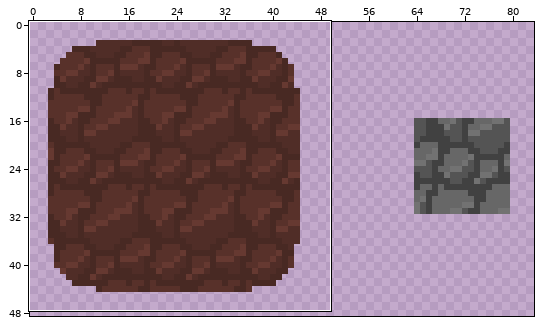
Two states of a sprite sheet, project/Sprites/WarrenItems/WarrenTilemap.png. Above, an overview of the earlier version with the close-up marked.
Close-up. Before the edit:
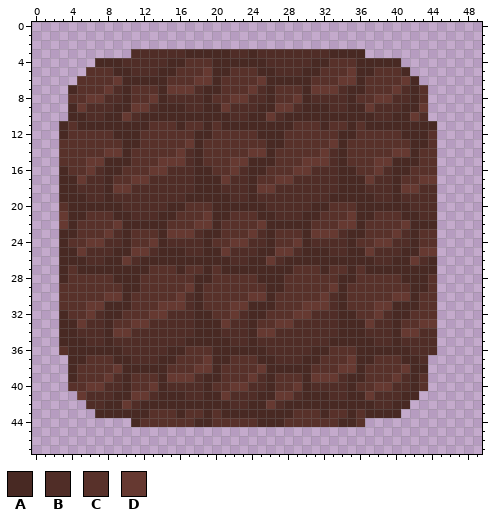
The file is 200x200 pixels. Shown: x 0..49, y 0..47. The wide view leaves out empty margins.
Palette (. is transparent): A #482923  B #502d27  C #58312a  D #663931
Pixels before, first column x 3:
 3 ........BBBBBBAAAAABBABBBBBBBBAAAA........
 4 ....AAABBBBBAACCCAAAAAABBBBBAACCCAAAAA....
 5 ...CCCAABBBAACCCDAACCCAABBBAACCCDAACCCA...
 6 ..CCCCDAAAAACCCDDACCCCDAAAAACCCDDACCCCDA..
 7 .ACCCDBACCCADDDBAACCCDBACCCADDDBAACCCDBAC.
 8 .CCDDBBACCDABBBBACCDDBBACCDABBBBACCDDBBAC.
 9 .ADBBBAADDBAAABBAADBBBAADDBAAABBAADBBBAAD.
10 .AABBAADBAAAAAAAAAABBAADBAAAAAAAAAABBAADB.
11 ACAAAAAAAACCCACCACAAAAAAAACCCACCACAAAAAAAA
12 ACCCCCAAACCCCCCAACCCCCAAACCCCCCAACCCCCAAAC
13 CCCCCCCAACCCCCDACCCCCCCAACCCCCDACCCCCCCAAC
14 CCCCCDDACCCCCDBACCCCCDDACCCCCDBACCCCCDDACC
15 CCCDDAAACCCDDDBACCCDDAAACCCDDDBACCCDDAAACC
16 ACCDBAACCCDDBBBAACCDBAACCCDDBBBAACCDBAACCC
17 AADBBACCDDBBBBBAAADBBACCDDBBBBBAAADBBACCDD
18 AABBBADDBBBBBBBAAABBBADDBBBBBBBAAABBBADDBB
19 AAABBABBBBBBBBAAAAABBABBBBBBBBAAAAABBABBBB
20 CAAAAAABBBBBAACCCAAAAAABBBBBAACCCAAAAAABBB
21 DAACCCAABBBAACCCDAACCCAABBBAACCCDAACCCAABB
22 DACCCCDAAAAACCCDDACCCCDAAAAACCCDDACCCCDAAA
23 AACCCDBACCCADDDBAACCCDBACCCADDDBAACCCDBACC
24 ACCDDBBACCDABBBBACCDDBBACCDABBBBACCDDBBACC
25 AADBBBAADDBAAABBAADBBBAADDBAAABBAADBBBAADD
26 AAABBAADBAAAAAAAAAABBAADBAAAAAAAAAABBAADBA
27 ACAAAAAAAACCCACCACAAAAAAAACCCACCACAAAAAAAA
28 ACCCCCAAACCCCCCAACCCCCAAACCCCCCAACCCCCAAAC
29 CCCCCCCAACCCCCDACCCCCCCAACCCCCDACCCCCCCAAC
30 CCCCCDDACCCCCDBACCCCCDDACCCCCDBACCCCCDDACC
31 CCCDDAAACCCDDDBACCCDDAAACCCDDDBACCCDDAAACC
32 ACCDBAACCCDDBBBAACCDBAACCCDDBBBAACCDBAACCC
33 AADBBACCDDBBBBBAAADBBACCDDBBBBBAAADBBACCDD
34 AABBBADDBBBBBBBAAABBBADDBBBBBBBAAABBBADDBB
35 AAABBABBBBBBBBAAAAABBABBBBBBBBAAAAABBABBBB
36 CAAAAAABBBBBAACCCAAAAAABBBBBAACCCAAAAAABBB
37 .AACCCAABBBAACCCDAACCCAABBBAACCCDAACCCAAB.
38 .ACCCCDAAAAACCCDDACCCCDAAAAACCCDDACCCCDAA.
39 .ACCCDBACCCADDDBAACCCDBACCCADDDBAACCCDBAC.
40 .CCDDBBACCDABBBBACCDDBBACCDABBBBACCDDBBAC.
41 ..DBBBAADDBAAABBAADBBBAADDBAAABBAADBBBAA..
42 ...BBAADBAAAAAAAAAABBAADBAAAAAAAAAABBAA...
43 ....AAAAAACCCACCACAAAAAAAACCCACCACAAAA....
44 ........ACCCCCCAACCCCCAAACCCCCCAAC........
And afterwards:
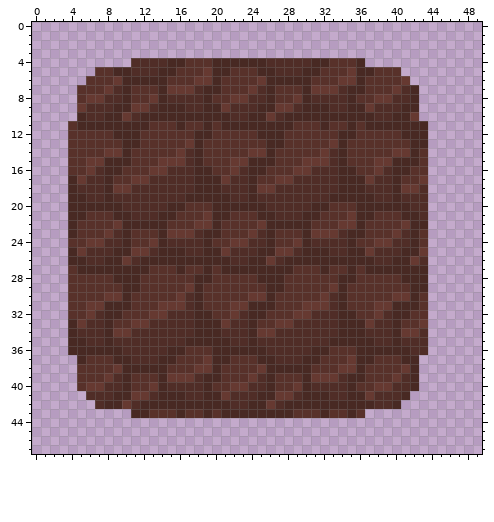
Changes in this commit:
{"y":3,"x":11,"old":"BBBBBBAAAAABBABBBBBBBBAAAA","new":".........................."}
{"y":4,"x":7,"old":"AAAB","new":"...."}
{"y":4,"x":37,"old":"AAAA","new":"...."}
{"y":5,"x":6,"old":"C","new":"."}
{"y":5,"x":41,"old":"A","new":"."}
{"y":6,"x":5,"old":"C","new":"."}
{"y":6,"x":42,"old":"A","new":"."}
{"y":7,"x":4,"old":"A","new":"."}
{"y":7,"x":43,"old":"C","new":"."}
{"y":8,"x":4,"old":"C","new":"."}
{"y":8,"x":43,"old":"C","new":"."}
{"y":9,"x":4,"old":"A","new":"."}
{"y":9,"x":43,"old":"D","new":"."}
{"y":10,"x":4,"old":"A","new":"."}
{"y":10,"x":43,"old":"B","new":"."}
{"y":11,"x":3,"old":"A","new":"."}
{"y":11,"x":44,"old":"A","new":"."}
{"y":12,"x":3,"old":"A","new":"."}
{"y":12,"x":44,"old":"C","new":"."}
{"y":13,"x":3,"old":"C","new":"."}
{"y":13,"x":44,"old":"C","new":"."}
{"y":14,"x":3,"old":"C","new":"."}
{"y":14,"x":44,"old":"C","new":"."}
{"y":15,"x":3,"old":"C","new":"."}
{"y":15,"x":44,"old":"C","new":"."}
{"y":16,"x":3,"old":"A","new":"."}
{"y":16,"x":44,"old":"C","new":"."}
{"y":17,"x":3,"old":"A","new":"."}
{"y":17,"x":44,"old":"D","new":"."}
{"y":18,"x":3,"old":"A","new":"."}
{"y":18,"x":44,"old":"B","new":"."}
{"y":19,"x":3,"old":"A","new":"."}
{"y":19,"x":44,"old":"B","new":"."}
{"y":20,"x":3,"old":"C","new":"."}
{"y":20,"x":44,"old":"B","new":"."}
{"y":21,"x":3,"old":"D","new":"."}
{"y":21,"x":44,"old":"B","new":"."}
{"y":22,"x":3,"old":"D","new":"."}
{"y":22,"x":44,"old":"A","new":"."}
{"y":23,"x":3,"old":"A","new":"."}
{"y":23,"x":44,"old":"C","new":"."}
{"y":24,"x":3,"old":"A","new":"."}
{"y":24,"x":44,"old":"C","new":"."}
{"y":25,"x":3,"old":"A","new":"."}
{"y":25,"x":44,"old":"D","new":"."}
{"y":26,"x":3,"old":"A","new":"."}
{"y":26,"x":44,"old":"A","new":"."}
{"y":27,"x":3,"old":"A","new":"."}
{"y":27,"x":44,"old":"A","new":"."}
{"y":28,"x":3,"old":"A","new":"."}
{"y":28,"x":44,"old":"C","new":"."}
{"y":29,"x":3,"old":"C","new":"."}
{"y":29,"x":44,"old":"C","new":"."}
{"y":30,"x":3,"old":"C","new":"."}
{"y":30,"x":44,"old":"C","new":"."}
{"y":31,"x":3,"old":"C","new":"."}
{"y":31,"x":44,"old":"C","new":"."}
{"y":32,"x":3,"old":"A","new":"."}
{"y":32,"x":44,"old":"C","new":"."}
{"y":33,"x":3,"old":"A","new":"."}
{"y":33,"x":44,"old":"D","new":"."}
{"y":34,"x":3,"old":"A","new":"."}
{"y":34,"x":44,"old":"B","new":"."}
{"y":35,"x":3,"old":"A","new":"."}
{"y":35,"x":44,"old":"B","new":"."}
{"y":36,"x":3,"old":"C","new":"."}
{"y":36,"x":44,"old":"B","new":"."}
{"y":37,"x":4,"old":"A","new":"."}
{"y":37,"x":43,"old":"B","new":"."}
{"y":38,"x":4,"old":"A","new":"."}
{"y":38,"x":43,"old":"A","new":"."}
{"y":39,"x":4,"old":"A","new":"."}
{"y":39,"x":43,"old":"C","new":"."}
{"y":40,"x":4,"old":"C","new":"."}
{"y":40,"x":43,"old":"C","new":"."}
{"y":41,"x":5,"old":"D","new":"."}
{"y":41,"x":42,"old":"A","new":"."}
{"y":42,"x":6,"old":"B","new":"."}
{"y":42,"x":41,"old":"A","new":"."}
{"y":43,"x":7,"old":"AAAA","new":"...."}
{"y":43,"x":37,"old":"AAAA","new":"...."}
{"y":44,"x":11,"old":"ACCCCCCAACCCCCAAACCCCCCAAC","new":".........................."}
{"label":"erased","picture_box":[59,49,437,427]}
